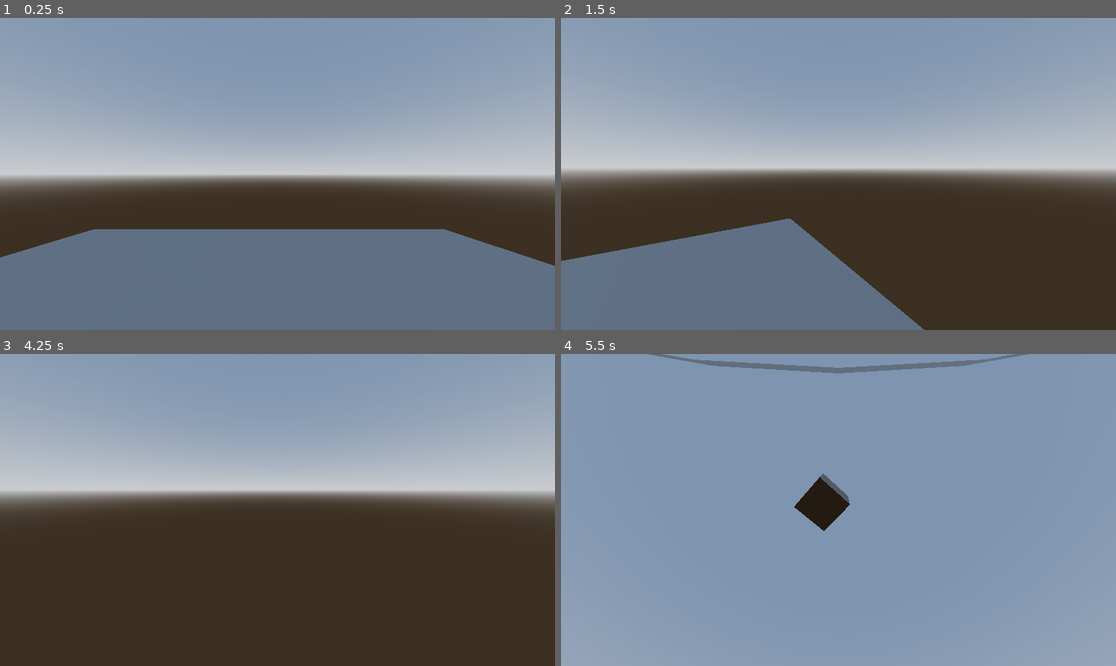
Above: before the commit, frames 1-4 (two rows, left to right).
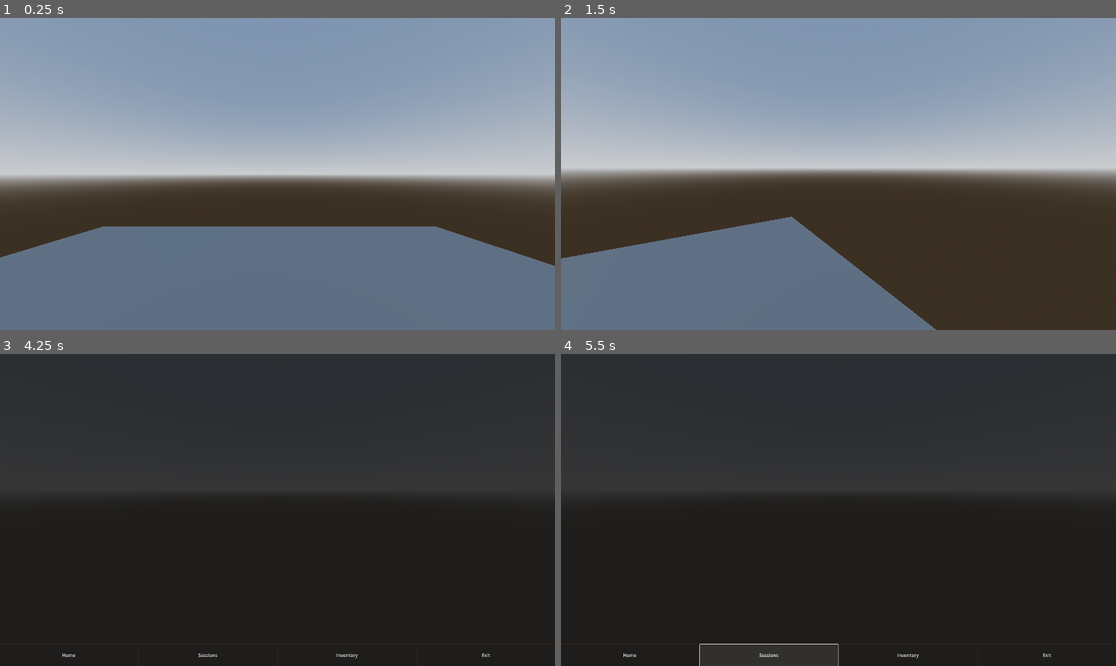
Above: after the commit, the same moments.

Repository: OpenMinerva/client
Game: Godot game, scene res://environments/PlayerHome.tscn
Same seed, same stepped clock (60 frames per second), same inputs: the game is played once before the commit and once after it. The project has no main scene, so this scene is started directly.
Inputs (mouse positions are in pixels of both pictures, inside the frame that each line leads up to):
- Up to frame 1 (0.25 s): no input
- Up to frame 2 (1.5 s): tap Enter at 0.5 s; move the mouse to (866, 174) at 0.52 s; hold W (forward) from 0.53 s (still down); tap Space (jump) at 0.77 s; move the mouse to (810, 174) at 1.27 s
- Up to frame 3 (4.25 s): keep holding W (forward); tap Space (jump) at 1.52, 2.75, 3.02, 3.77 s; move the mouse to (288, 503) at 2.02 s; move the mouse to (271, 516) at 2.77 s; tap Enter at 3.5 s; move the mouse to (316, 513) at 3.52 s; tap Escape (escape, bound only after the commit) at 4.15 s
- Up to frame 4 (5.5 s): release W (forward) at 4.25 s; click (627, 656) at 4.25 s, where only the run after the commit has a clickable "Home"; click (766, 656) at 5 s, where only the run after the commit has a clickable "Sessions"

The runs differ from the first frame. In frame 1, 0.5% of the frame differs, in the area x 17-80%, y 66-68%; in frame 2, 0.8%; in frame 3, 100%, in the area x 0-100%, y 0-100%; in frame 4, 99%.

Commit message:
Main menu.

Diff:
--- a/src/players/PlayerController.gd
+++ b/src/players/PlayerController.gd
@@ -7,10 +7,15 @@
 
 @onready var head = $Head
 @onready var camera = $Head/Camera3D
+@onready var vrheadset = $Head/Camera3D/VRHeadset
+@onready var dash = $Dashboard
 
 func _ready():
 	Input.set_mouse_mode(Input.MOUSE_MODE_CAPTURED)
 	get_viewport().files_dropped.connect(_on_files_dropped)
+	for mi in vrheadset.find_children("*", "MeshInstance3D", true, false):
+		mi.set_layer_mask(10)
+	camera.cull_mask &= ~10
 
 func _on_files_dropped(files: PackedStringArray) -> void:
 	for path in files:
@@ -45,3 +50,10 @@
 		velocity.z = move_toward(velocity.z, 0, SPEED)
 
 	move_and_slide()
+
+func _input(event):
+	if event is not InputEventKey:
+		return
+	if Input.is_action_just_pressed("escape"):
+		dash.visible = !dash.visible
+		Input.set_mouse_mode(Input.MOUSE_MODE_VISIBLE if dash.visible else Input.MOUSE_MODE_CAPTURED)
--- a/src/players/PlayerController.tscn
+++ b/src/players/PlayerController.tscn
@@ -1,6 +1,8 @@
-[gd_scene load_steps=4 format=3 uid="uid://k2v75doml11j"]
+[gd_scene load_steps=6 format=3 uid="uid://k2v75doml11j"]
 
 [ext_resource type="Script" uid="uid://cainn4m60t0yt" path="res://players/PlayerController.gd" id="1_lfocq"]
+[ext_resource type="PackedScene" uid="uid://bic8o7t1yv67g" path="res://models/VRHeadset.glb" id="2_s6xxb"]
+[ext_resource type="PackedScene" uid="uid://77r0lic3hcqm" path="res://ui/Dashboard.tscn" id="3_y2tl6"]
 
 [sub_resource type="CapsuleMesh" id="CapsuleMesh_lfocq"]
 
@@ -12,6 +14,7 @@
 
 [node name="MeshInstance3D" type="MeshInstance3D" parent="."]
 transform = Transform3D(1, 0, 0, 0, 1, 0, 0, 0, 1, 0, 1, 0)
+visible = false
 mesh = SubResource("CapsuleMesh_lfocq")
 
 [node name="CollisionShape3D" type="CollisionShape3D" parent="."]
@@ -19,7 +22,14 @@
 shape = SubResource("ConvexPolygonShape3D_s6xxb")
 
 [node name="Head" type="Node3D" parent="."]
-transform = Transform3D(1, 0, 0, 0, 1, 0, 0, 0, 1, 0, 1.6, -0.5)
+transform = Transform3D(1, 0, 0, 0, 1, 0, 0, 0, 1, 0, 1.6, 0)
 
 [node name="Camera3D" type="Camera3D" parent="Head"]
+transform = Transform3D(1, 0, 0, 0, 1, 0, 0, 0, 1, 0, 0, -0.25)
 fov = 90.0
+
+[node name="VRHeadset" parent="Head/Camera3D" instance=ExtResource("2_s6xxb")]
+transform = Transform3D(-4.371139e-09, 0, -0.1, 0, 0.1, 0, 0.1, 0, -4.371139e-09, 0, 0, 0)
+
+[node name="Dashboard" parent="." instance=ExtResource("3_y2tl6")]
+visible = false
--- a/src/project.godot
+++ b/src/project.godot
@@ -46,3 +46,13 @@
 "events": [Object(InputEventKey,"resource_local_to_scene":false,"resource_name":"","device":-1,"window_id":0,"alt_press …(192 unchanged characters)…
 ]
 }
+context={
+"deadzone": 0.2,
+"events": [Object(InputEventKey,"resource_local_to_scene":false,"resource_name":"","device":-1,"window_id":0,"alt_pressed":false,"shift_pressed":false,"ctrl_pressed":false,"meta_pressed":false,"pressed":false,"keycode":0,"physical_keycode":67,"key_label":0,"unicode":99,"location":0,"echo":false,"script":null)
+]
+}
+escape={
+"deadzone": 0.2,
+"events": [Object(InputEventKey,"resource_local_to_scene":false,"resource_name":"","device":-1,"window_id":0,"alt_pressed":false,"shift_pressed":false,"ctrl_pressed":false,"meta_pressed":false,"pressed":false,"keycode":0,"physical_keycode":4194305,"key_label":0,"unicode":0,"location":0,"echo":false,"script":null)
+]
+}
--- /dev/null
+++ b/src/ui/Dashboard.tscn
@@ -0,0 +1,52 @@
+[gd_scene format=3 uid="uid://77r0lic3hcqm"]
+
+[node name="Dashboard" type="Control"]
+layout_mode = 3
+anchors_preset = 15
+anchor_right = 1.0
+anchor_bottom = 1.0
+grow_horizontal = 2
+grow_vertical = 2
+
+[node name="PanelContainer" type="PanelContainer" parent="."]
+layout_mode = 1
+anchors_preset = 15
+anchor_right = 1.0
+anchor_bottom = 1.0
+grow_horizontal = 2
+grow_vertical = 2
+
+[node name="VBoxContainer" type="VBoxContainer" parent="PanelContainer"]
+layout_mode = 2
+
+[node name="PanelContainer" type="PanelContainer" parent="PanelContainer/VBoxContainer"]
+layout_mode = 2
+size_flags_vertical = 3
+
+[node name="HBoxContainer" type="HBoxContainer" parent="PanelContainer/VBoxContainer"]
+custom_minimum_size = Vector2(0, 75)
+layout_mode = 2
+
+[node name="Home" type="Button" parent="PanelContainer/VBoxContainer/HBoxContainer"]
+custom_minimum_size = Vector2(200, 0)
+layout_mode = 2
+size_flags_horizontal = 3
+text = "Home"
+
+[node name="Sessions" type="Button" parent="PanelContainer/VBoxContainer/HBoxContainer"]
+custom_minimum_size = Vector2(200, 0)
+layout_mode = 2
+size_flags_horizontal = 3
+text = "Sessions"
+
+[node name="Inventory" type="Button" parent="PanelContainer/VBoxContainer/HBoxContainer"]
+custom_minimum_size = Vector2(200, 0)
+layout_mode = 2
+size_flags_horizontal = 3
+text = "Inventory"
+
+[node name="Exit" type="Button" parent="PanelContainer/VBoxContainer/HBoxContainer"]
+custom_minimum_size = Vector2(200, 0)
+layout_mode = 2
+size_flags_horizontal = 3
+text = "Exit"
Binary file added: src/models/VRHeadset.glb
Not shown, added: src/models/VRHeadset.glb.import
